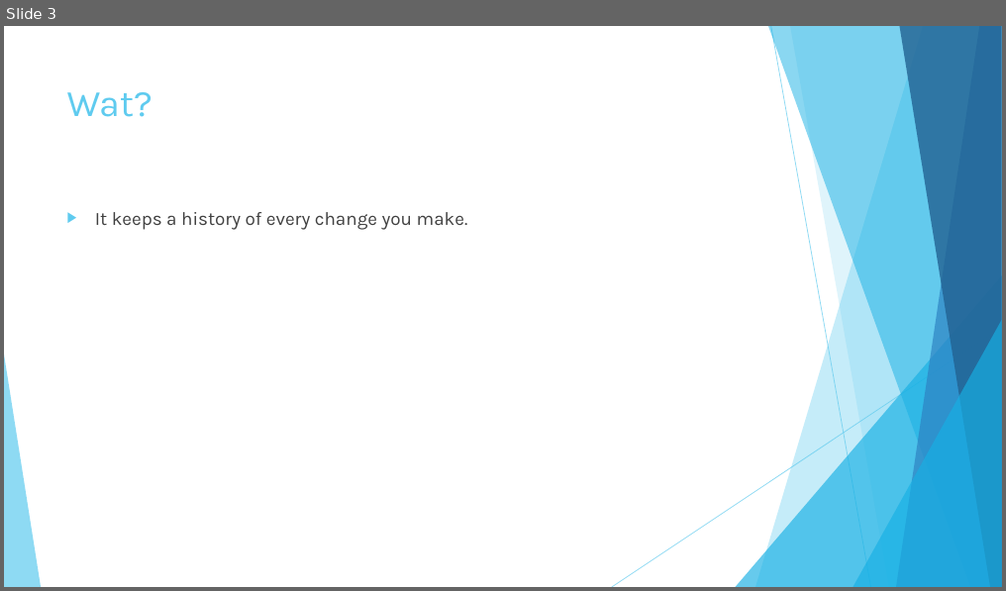
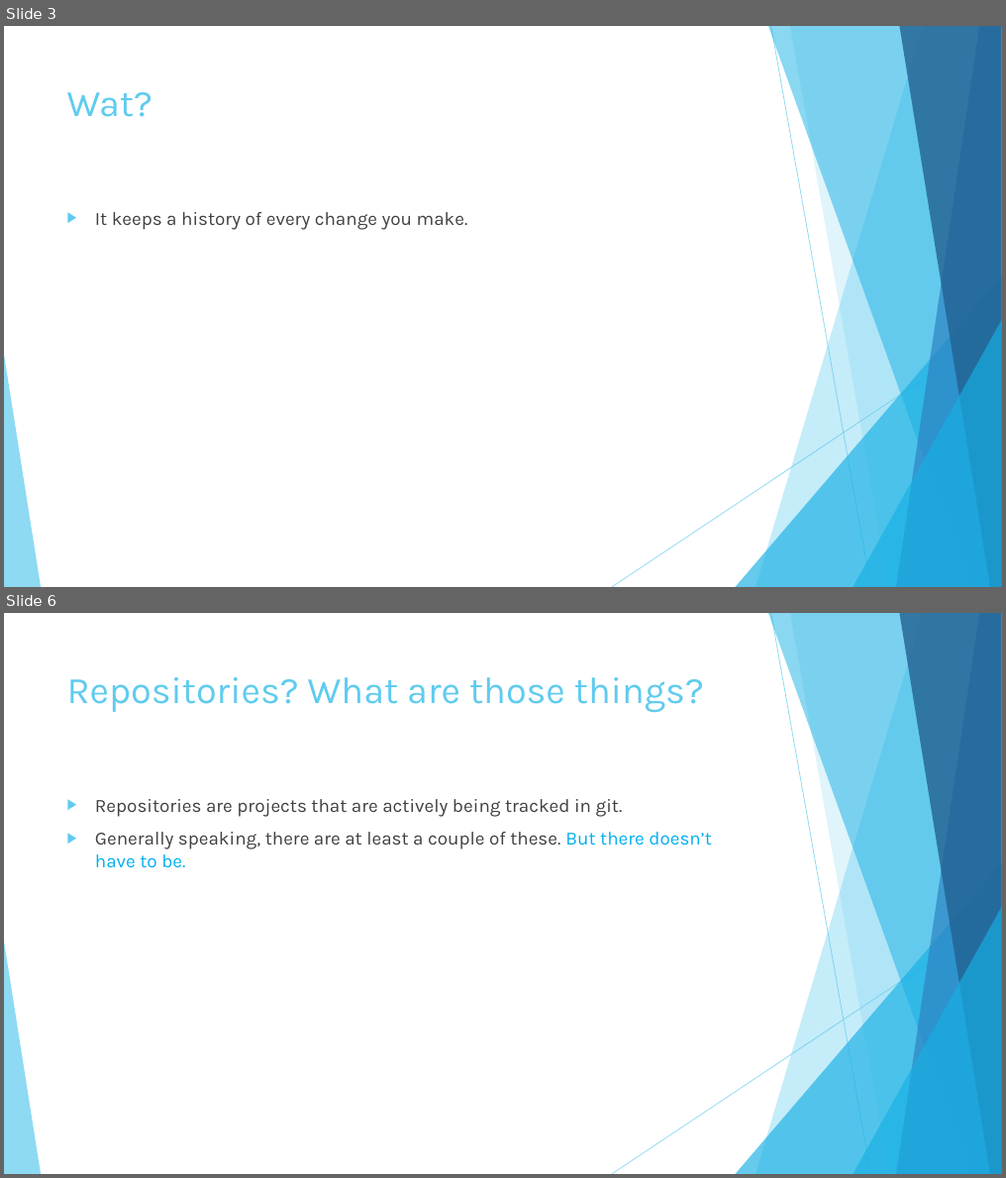
Before and after one commit to drewwyatt/Asset-History, a slide deck: Introduction to Git.pptx. Shown one above the other, each under a label of ours: slide 3 before the commit, slides 3 and 6 after it; the slides between them are not shown. The pictures are 1006x591 and 1006x1178 pixels, drawn with LibreOffice and Linux fonts; fonts in the diff are those of the drawing. Boxes give left, top, right and bottom in pixels: in the first picture for what was removed or moved away, otherwise in the second. Text is boxed around its words. In the diff, an @@ line names an element or a change of style, - is before the commit and + after.

```diff
--- a/Introduction to Git.pptx
+++ b/Introduction to Git.pptx
@@ slide 6 added at (4, 613, 1002, 1174), background #FFFFFF; not listed: 10 template elements that a slide beside it also shows @@
@@ title added at (67, 677, 704, 713), 36 pt, text #5FCBEF @@
+Repositories? What are those things?
@@ text added at (95, 799, 712, 868), 18 pt, text #404040 @@
+▶ Repositories are projects that are actively being tracked in git.
+▶ Generally speaking, there are at least a couple of these. But there doesn’t have to be.
```
Also in this commit, not shown: 2 slides changed, 2 other slides added, 1 other file.
